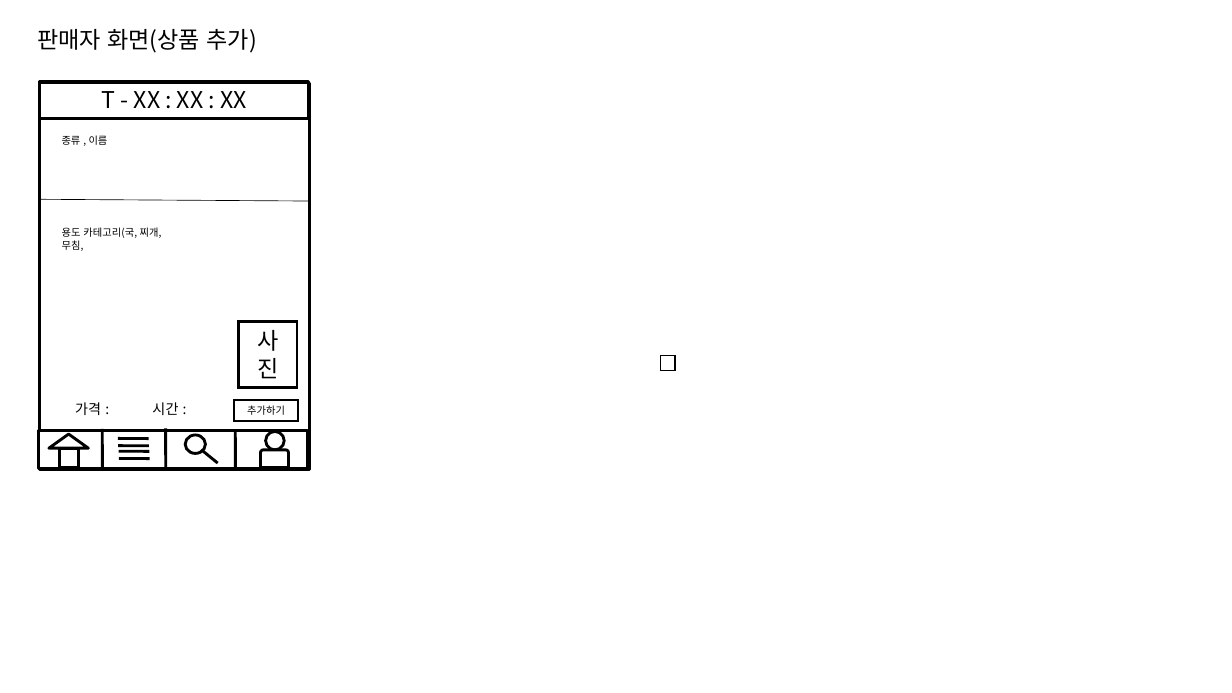
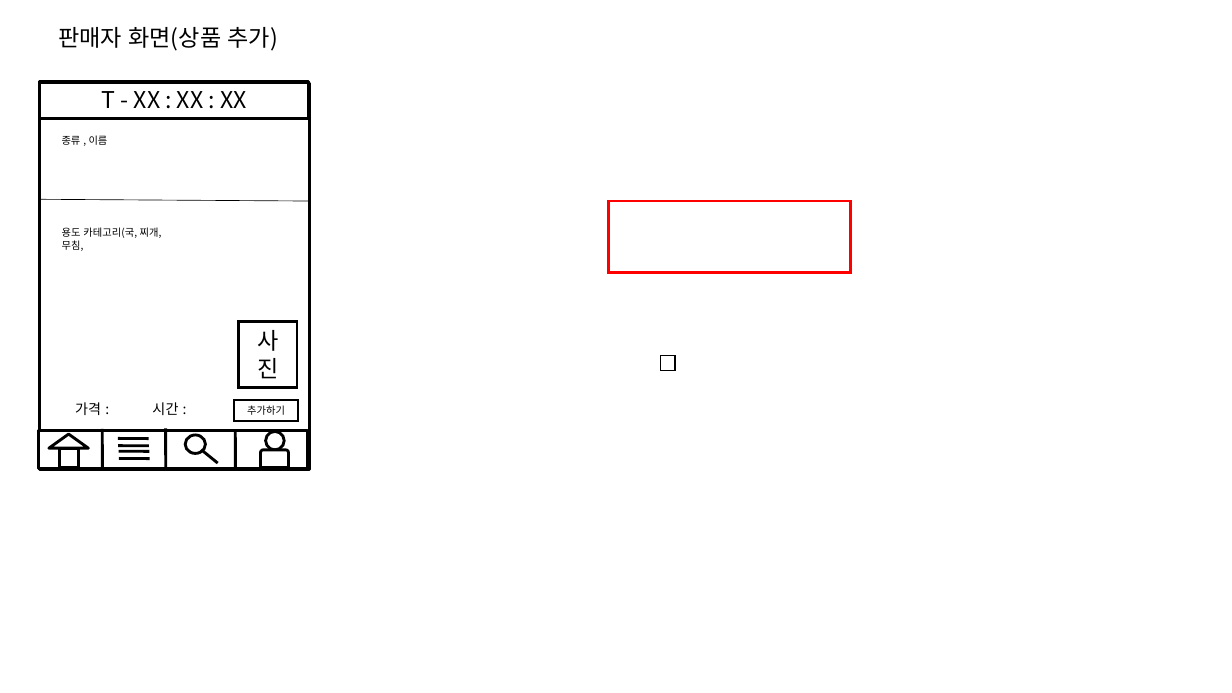
Before and after one commit to VanSubstance/projectTemp, a slide deck: slide 2 of Documents/공모전 ver.1.pptx. Drawn at 1232x693 pixels with LibreOffice and Linux fonts; fonts in the diff are those of the drawing. Boxes give left, top, right and bottom in pixels: in the first picture for what was removed or moved away, otherwise in the second. Text is boxed around its words. In the diff, an @@ line names an element or a change of style, - is before the commit and + after.

```diff
--- a/Documents/공모전 ver.1.pptx
+++ b/Documents/공모전 ver.1.pptx
@@ text "판매자 화면(상품 추가)" moved from (x1=37, y1=29, x2=257, y2=53) to (x1=58, y1=27, x2=278, y2=51) @@
@@ rectangle added at (x1=609, y1=201, x2=851, y2=274), outline #FF0000 2.25 pt @@
```
